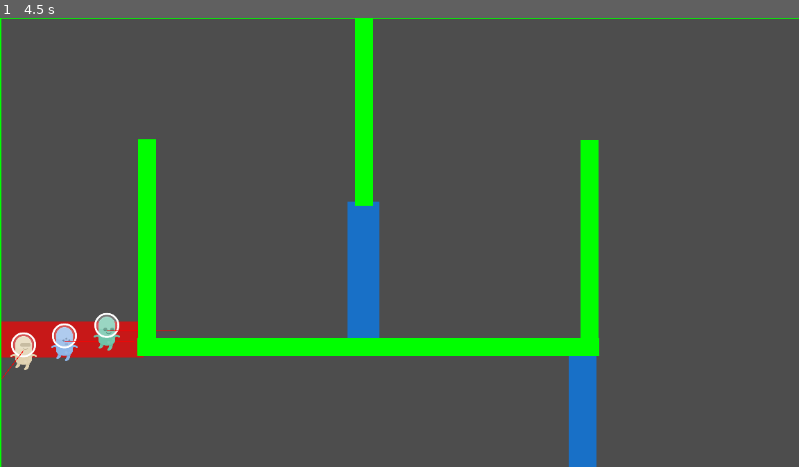
Above: before the commit, frame 1.
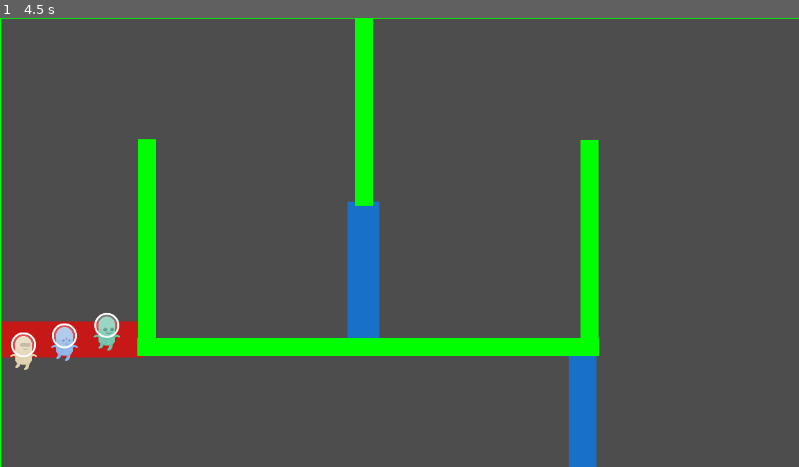
Above: after the commit, the same moment.

Repository: pgrenon1/champain
Game: Godot game, scene res://assets/scenes/race_1.tscn
Two runs of this game, one before a commit and one after it. Both use one fixed random seed, a clock stepped at 60 frames per second and the inputs below.
Inputs (mouse positions are in pixels of both pictures, inside the frame that each line leads up to):
- Up to frame 1 (4.5 s): tap Enter at 0.5, 2, 3.5 s; move the mouse to (575, 220) at 0.52 s; tap Space (ui_select) at 0.77, 1.25, 1.52, 2.75, 3.02, 3.77, 4.25 s; move the mouse to (239, 264) at 1.27 s; move the mouse to (479, 143) at 2.02 s; move the mouse to (359, 332) at 2.77 s; move the mouse to (639, 309) at 3.52 s; move the mouse to (159, 175) at 4.27 s

The runs differ from the first frame. In frame 1, less than 0.1% of the frame differs, in the area x 0-23%, y 69-81%.
Error before the commit: Invalid access to property or key 'scale' on a base object of type 'null instance'. (res://assets/scripts/player_controller.gd:26)
Error after the commit: Invalid access to property or key 'scale' on a base object of type 'null instance'. (res://assets/scripts/player_controller.gd:27)

Commit message:
moved debug line to player and added inspector toggle for it

Diff:
--- a/godot/champain/assets/scenes/player.tscn
+++ b/godot/champain/assets/scenes/player.tscn
@@ -7,6 +7,7 @@
 [ext_resource type="Texture2D" uid="uid://bxignvq60u5h8" path="res://assets/graphics/players/blue.png" id="5_7cqra"]
 [ext_resource type="Texture2D" uid="uid://cjtqq2ee0p373" path="res://assets/graphics/players/pink.png" id="6_pg1nv"]
 [ext_resource type="Texture2D" uid="uid://bdistmynmx5pb" path="res://assets/graphics/players/yellow.png" id="7_ppmdj"]
+[ext_resource type="Texture2D" uid="uid://vtlesceds08y" path="res://assets/graphics/ray.png" id="8_0givg"]
 
 [sub_resource type="PhysicsMaterial" id="PhysicsMaterial_p470m"]
 friction = 0.0
@@ -39,3 +40,7 @@
 [node name="CollisionShape2D" type="CollisionShape2D" parent="."]
 scale = Vector2(0.1, 0.1)
 shape = SubResource("CircleShape2D_7ghod")
+
+[node name="debug" type="Sprite2D" parent="."]
+texture = ExtResource("8_0givg")
+offset = Vector2(50, 0)
--- a/godot/champain/assets/scripts/player_controller.gd
+++ b/godot/champain/assets/scripts/player_controller.gd
@@ -1,5 +1,6 @@
 class_name Player extends RigidBody2D
 
+@export var debug = false
 @export var speed = 400
 @export var spray_shake_max_count = 20
 @export var spray_min_impulse = 0
@@ -25,6 +26,9 @@
 func _ready() -> void:
 	_original_scale = _sprite.scale
 	pass
+
+func _process(delta: float) -> void:
+	$debug.visible = self.debug
 
 func _physics_process(delta: float) -> void:
 	var player_pointing_angle
Not shown: 1 places in godot/champain/assets/scenes/player.tscn that only renumber resources
